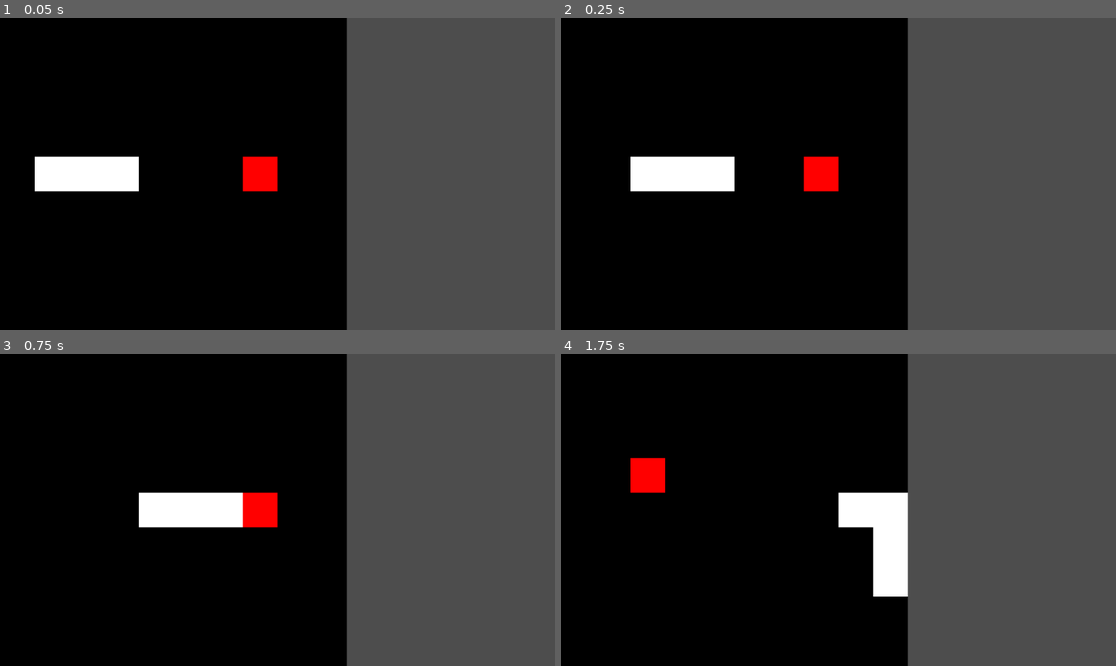
Above: before the commit, frames 1-4 (two rows, left to right).
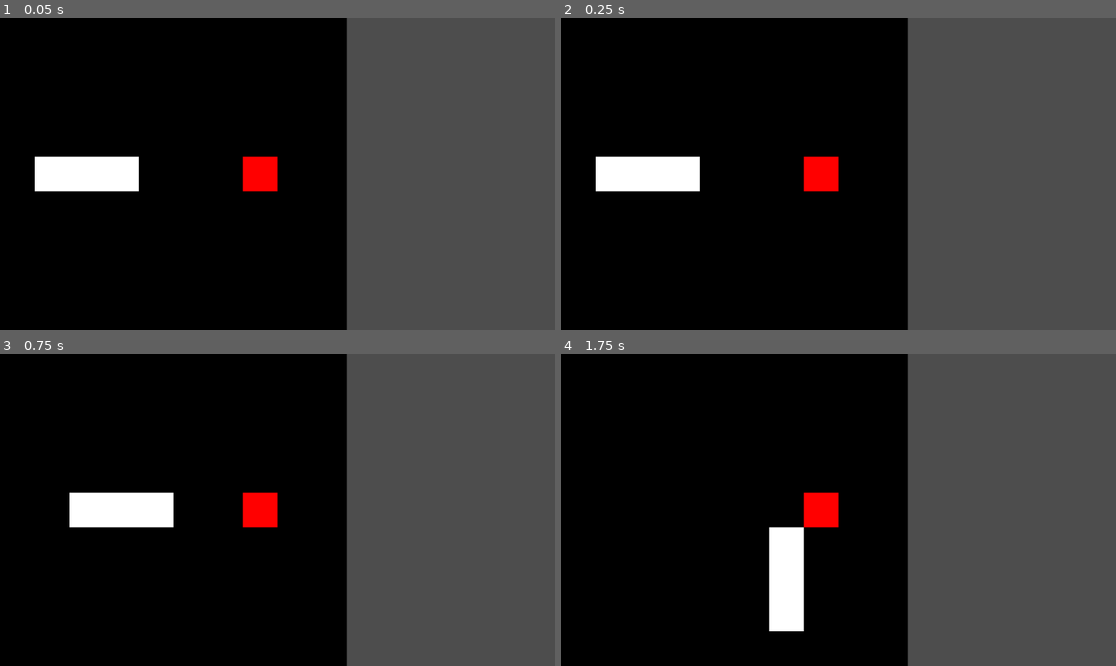
Above: after the commit, the same moments.

Repository: aaronnoyes/snkae2
Game: Godot game, scene res://main.tscn
Same seed, same stepped clock (60 frames per second), same inputs: the game is played once before the commit and once after it.
Inputs:
- Up to frame 1 (0.05 s): no input
- Up to frame 2 (0.25 s): no input
- Up to frame 3 (0.75 s): tap Enter at 0.5 s; hold Right (ui_right) from 0.53 s (still down)
- Up to frame 4 (1.75 s): release Right (ui_right) at 1.28 s; hold Down (ui_down) from 1.28 s (still down)

Frame 1 is identical in both runs. In frame 2, 1.4% of the frame differs, in the area x 6-32%, y 44-56%; in frame 3, 2.9%; in frame 4, 6.4%, in the area x 12-63%, y 33-89%.

Commit message:
pause on start

Diff:
--- a/game.gd
+++ b/game.gd
@@ -6,6 +6,7 @@
 var direction = Vector2(1, 0)
 var next_direction = Vector2(1, 0)
 var score = 0
+var moving = false
 
 func _draw() -> void:
 	draw_grid()
@@ -16,7 +17,7 @@
 func _ready() -> void:
 	move_timer = Timer.new()
 	move_timer.wait_time = 1/Config.speed
-	move_timer.autostart = true
+	move_timer.autostart = false
 	move_timer.one_shot = false
 	move_timer.timeout.connect(_on_move_timer_timeout)
 	add_child(move_timer)
@@ -26,6 +27,10 @@
 
 # Called every frame. 'delta' is the elapsed time since the previous frame.
 func _process(delta: float) -> void:
+	if Input.is_anything_pressed():
+		if !moving:
+			resume()
+
 	if Input.is_action_just_pressed("ui_up") and direction != Vector2(0, 1):
 		next_direction = Vector2(0, -1)
 	elif Input.is_action_just_pressed("ui_down") and direction != Vector2(0, -1):
@@ -56,6 +61,7 @@
 		segments.pop_front()
 
 func init_game() -> void:
+	pause()
 	score = 0
 	direction = Vector2(1, 0)
 	next_direction = Vector2(1, 0)
@@ -126,3 +132,11 @@
 
 	var snake_overlap_index = get_point_index(head, segments)
 	return snake_overlap_index >= 0
+
+func pause() -> void:
+	moving = false
+	move_timer.stop()
+
+func resume() -> void:
+	moving = true
+	move_timer.start()
